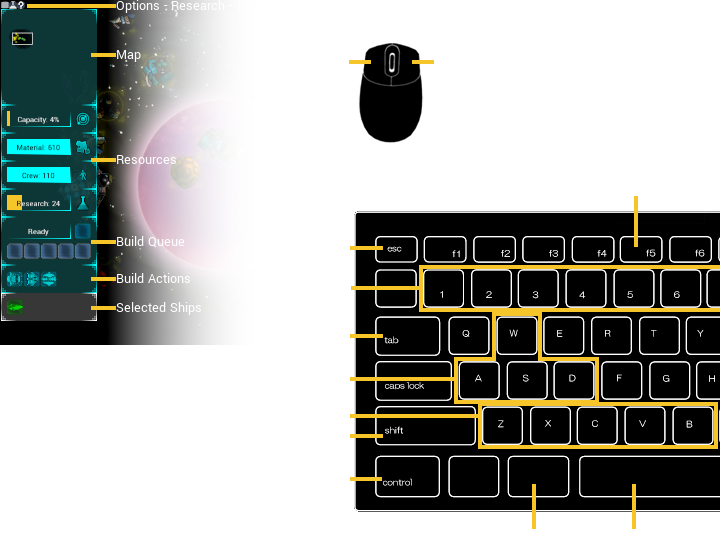
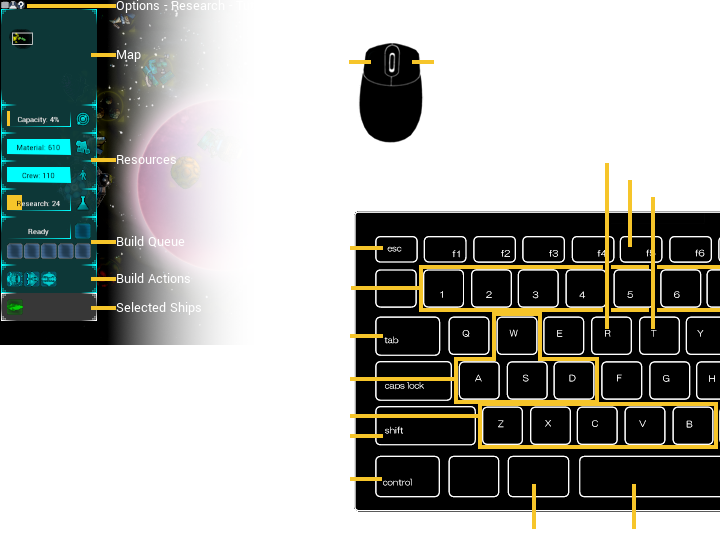
Layered file, before and after one edit (720px x 560px). Changes by layer:
removed layer "Layer #2" over [left=603, top=163, right=657, bottom=329]
added layer "lines" above "Build Action Shortcut ..." over [left=603, top=163, right=657, bottom=329]
renamed "Disable HUD" to "Tutorial", painted on it over [left=628, top=185, right=632, bottom=195]
